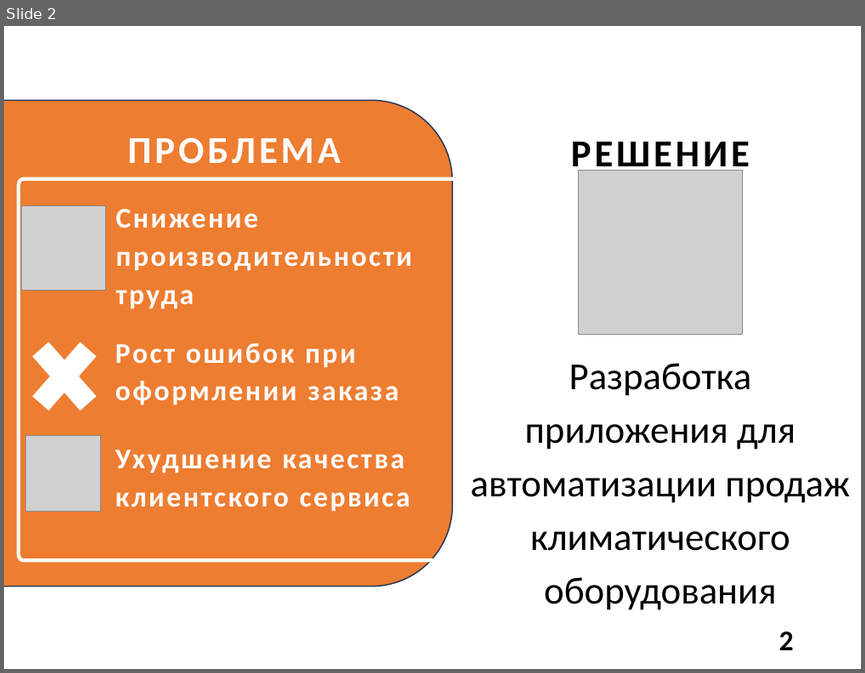
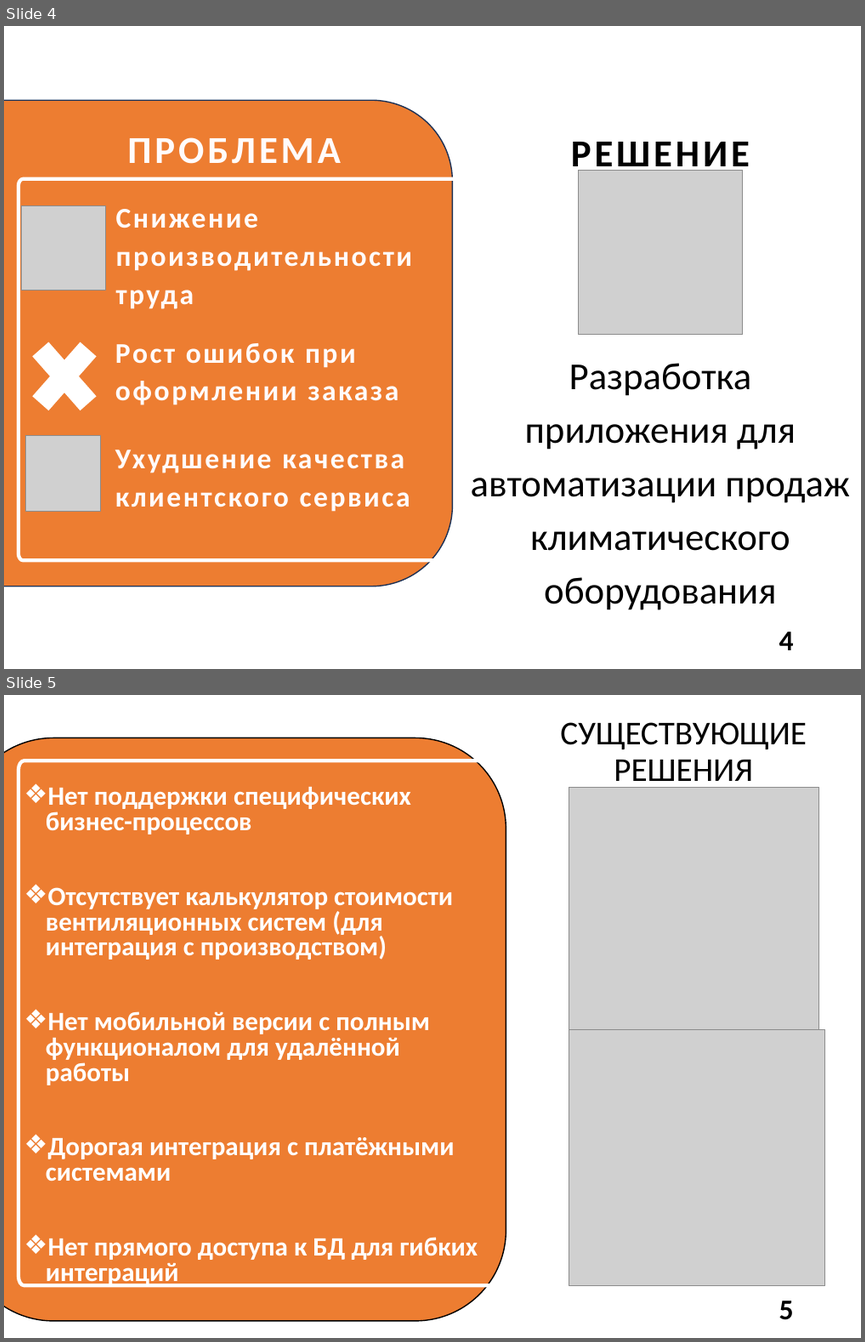
Before and after one commit to DaniilTropin11/IB-Company, a slide deck: ПРАВКИ_Презентация ВКР ВО.pptx. Shown one above the other, each under a label of ours: slide 2 before the commit, slides 4 and 5 after it. The pictures are 865x673 and 865x1342 pixels, drawn with LibreOffice and Linux fonts; fonts in the diff are those of the drawing; grey boxes stand for pictures. Boxes give left, top, right and bottom in pixels: in the first picture for what was removed or moved away, otherwise in the second. Text is boxed around its words. In the diff, an @@ line names an element or a change of style, - is before the commit and + after.

```diff
--- a/ПРАВКИ_Презентация ВКР ВО.pptx
+++ b/ПРАВКИ_Презентация ВКР ВО.pptx
@@ slide 5 added at (x1=4, y1=695, x2=861, y2=1338), background #FFFFFF @@
@@ rounded rectangle added at (x1=4, y1=737, x2=506, y2=1321), fill #ED7D31, outline #000000 1 pt @@
@@ title added at (x1=560, y1=722, x2=806, y2=789), 28 pt, text #000000 @@
+СУЩЕСТВУЮЩИЕ РЕШЕНИЯ
@@ freeform shape added at (x1=18, y1=761, x2=556, y2=1286), outline #FFFFFF 3 pt @@
@@ text added at (x1=46, y1=786, x2=477, y2=1287), 22.2 pt, text #FFFFFF, bold @@
+❖ Нет поддержки специфических бизнес-процессов
+❖ Отсутствует калькулятор стоимости вентиляционных систем (для интеграция с производством)
+❖ Нет мобильной версии с полным функционалом для удалённой работы
+❖ Дорогая интеграция с платёжными системами
+❖ Нет прямого доступа к БД для гибких интеграций
@@ picture added at (x1=568, y1=788, x2=819, y2=1038) @@
@@ picture added at (x1=568, y1=1029, x2=825, y2=1286) @@
@@ page number added at (x1=779, y1=1300, x2=794, y2=1320), 24 pt, text #000000, bold @@
+5
@@ what was slide 2 is now slide 4 @@
@@ page number at (x1=779, y1=631, x2=794, y2=650): text changed @@
-2
+4
```
Also in this commit, not shown: 1 slide changed.
